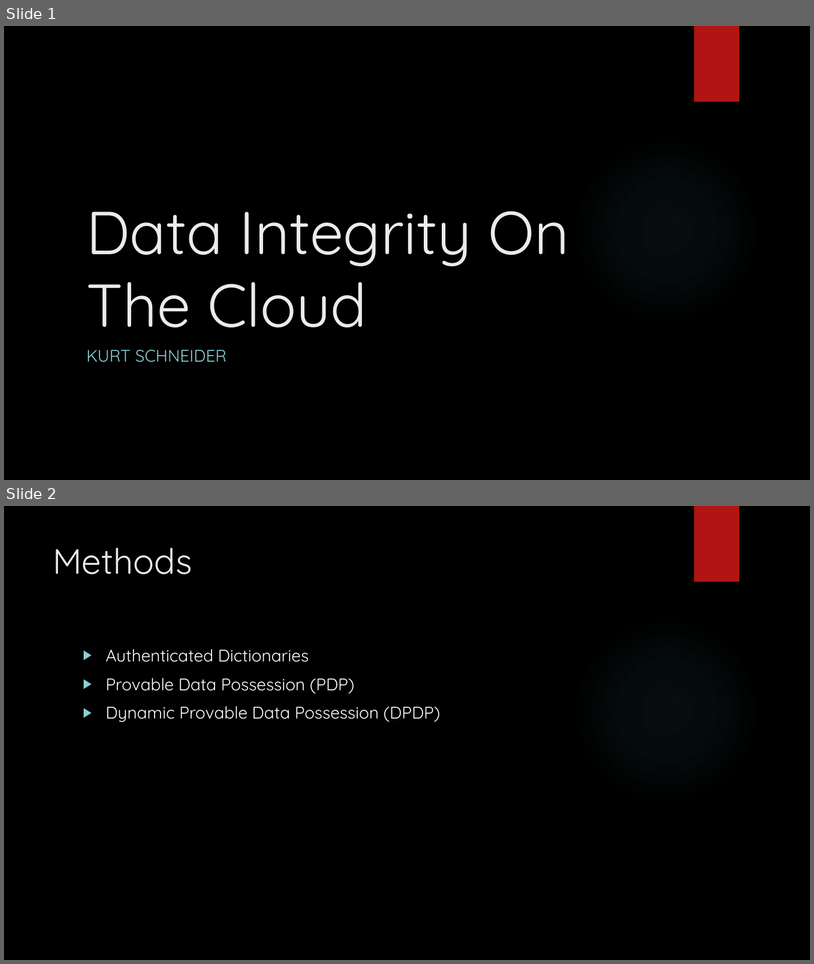
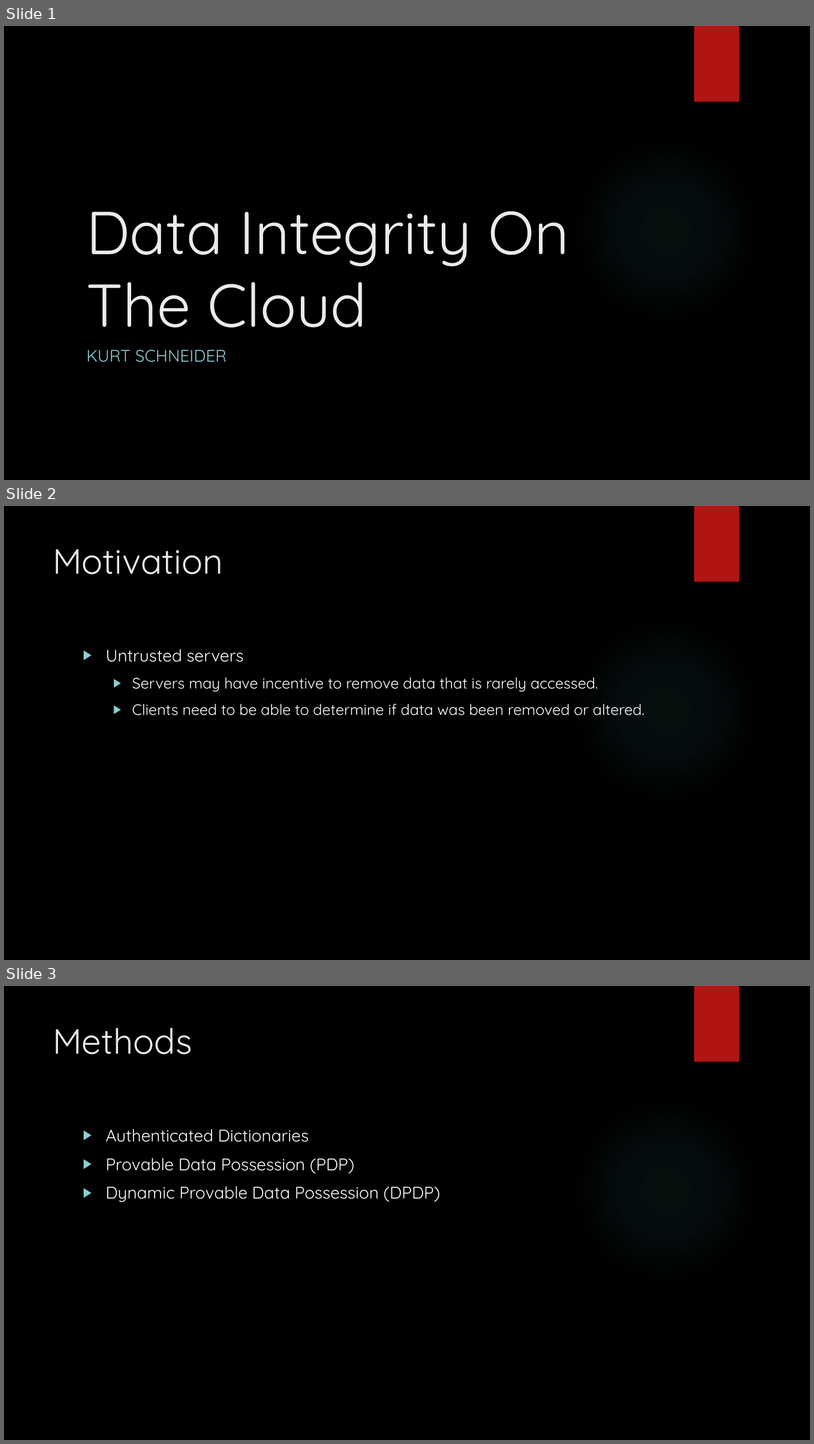
Before and after one commit to arielamberden/iSafe, a slide deck: Survey Paper/Survey Paper.pptx. Shown one above the other, each under a label of ours: slides 1 and 2 before the commit, slides 1, 2 and 3 after it. The pictures are 814x964 and 814x1444 pixels, drawn with LibreOffice and Linux fonts; fonts in the diff are those of the drawing; background and template pictures are left out. Boxes give left, top, right and bottom in pixels: in the first picture for what was removed or moved away, otherwise in the second. Text is boxed around its words. In the diff, an @@ line names an element or a change of style, - is before the commit and + after.

```diff
--- a/Survey Paper/Survey Paper.pptx
+++ b/Survey Paper/Survey Paper.pptx
@@ slide 2 added at [4, 506, 810, 960], background picture (left out); not listed: 2 template elements that a slide beside it also shows @@
@@ title added at [53, 549, 223, 574], 42 pt, text #EBEBEB @@
+Motivation
@@ text added at [106, 649, 645, 715], 18 pt, text #FFFFFF @@
+▶ Untrusted servers
+  ▶ Servers may have incentive to remove data that is rarely accessed.
+  ▶ Clients need to be able to determine if data was been removed or altered.
@@ what was slide 2 is now slide 3 @@
```
Also in this commit, not shown: 3 slides changed, 1 other slide added.
